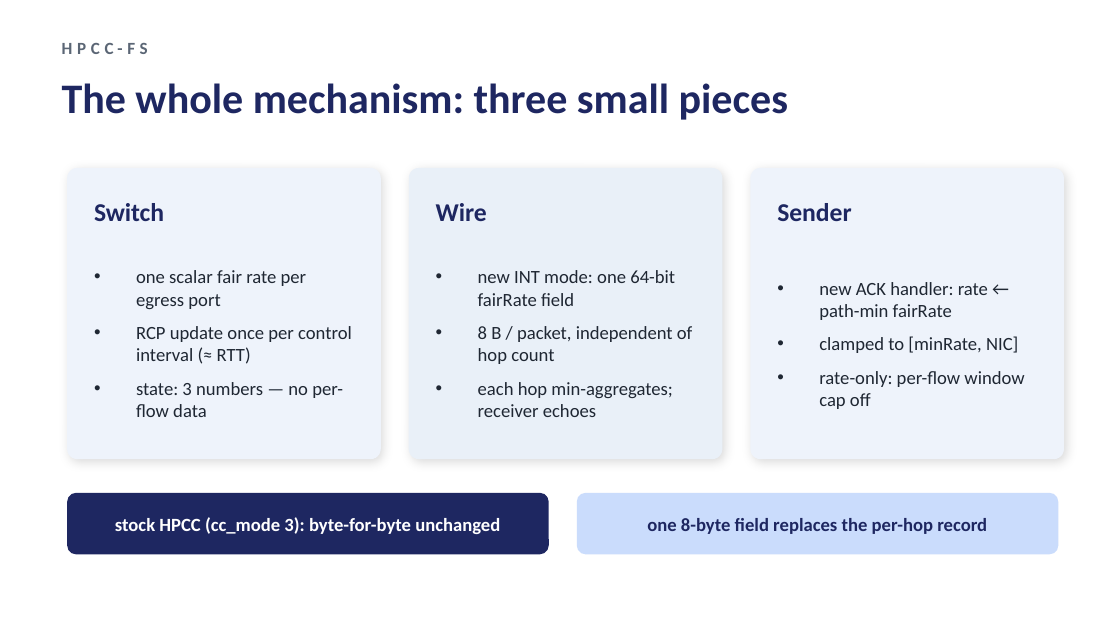
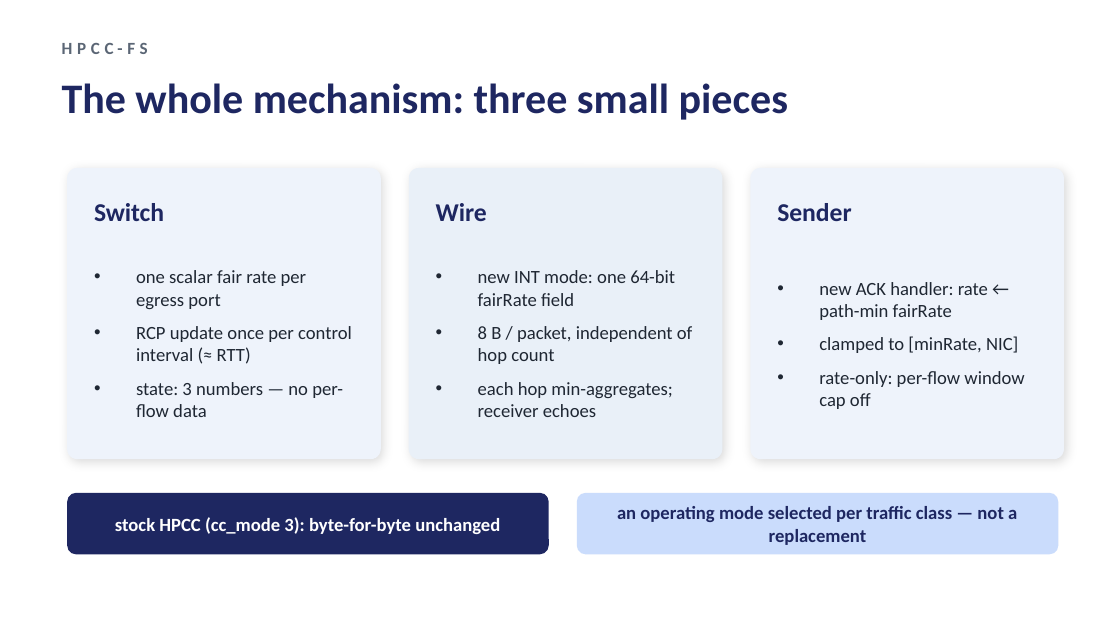
Before and after one commit to UNOCourseDemo/hpcc-fs, a slide deck: slide 11 of examples/hpcc/hpcc-fs/talk/ipccc2026-talk.pptx. Drawn at 1120x630 pixels with LibreOffice and Linux fonts; fonts in the diff are those of the drawing. Boxes give left, top, right and bottom in pixels: in the first picture for what was removed or moved away, otherwise in the second. Text is boxed around its words. In the diff, an @@ line names an element or a change of style, - is before the commit and + after.

Commit message:
talk: operating-mode framing + coflow JCT slide

```diff
--- a/examples/hpcc/hpcc-fs/talk/ipccc2026-talk.pptx
+++ b/examples/hpcc/hpcc-fs/talk/ipccc2026-talk.pptx
@@ text at bbox=[617, 506, 1017, 545]: text changed @@
-one 8-byte field replaces the per-hop record
+an operating mode selected per traffic class — not a replacement
```
Also in this commit, not shown: 5 other slides changed, 1 slide added, 3 other files.
